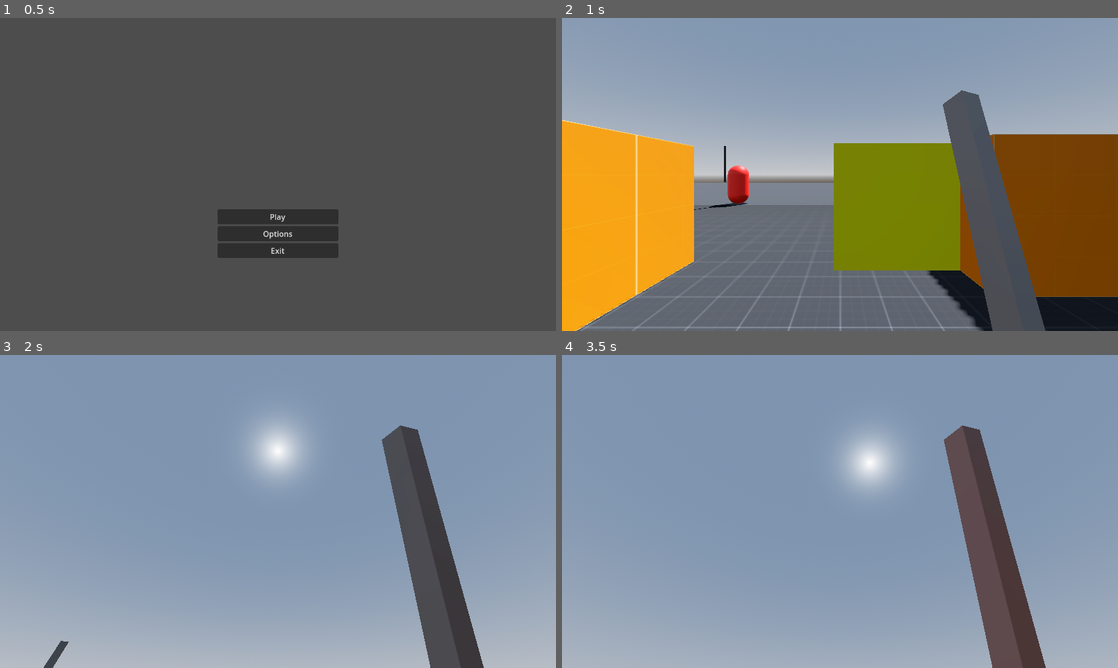
Above: before the commit, frames 1-4 (two rows, left to right).
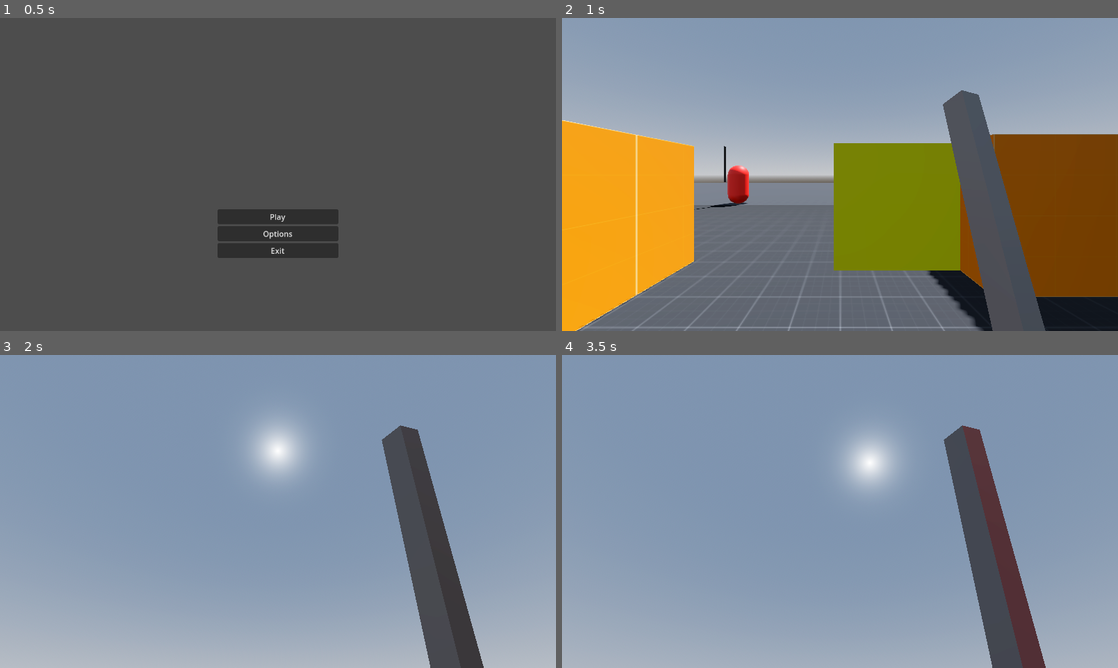
Above: after the commit, the same moments.

Repository: BlackOwlHU/ProjectParry
Game: Godot game, scene res://scenes/menu.tscn
Same seed, same stepped clock (60 frames per second), same inputs: the game is played once before the commit and once after it.
Inputs (mouse positions are in pixels of both pictures, inside the frame that each line leads up to):
- Up to frame 1 (0.5 s): no input
- Up to frame 2 (1 s): click "Play" at 0.5 s
- Up to frame 3 (2 s): tap Enter (ui_accept) at 1.25, 1.52 s; move the mouse to (305, 511) at 1.27 s; hold W (Forward) from 1.28 s (still down); click (305, 511) at 1.35 s
- Up to frame 4 (3.5 s): keep holding W (Forward); move the mouse to (812, 511) at 2.02 s; tap Shift (Sprint) at 2.1 s; tap Enter (ui_accept) at 2.27 s; move the mouse to (851, 505) at 2.77 s; click (851, 505) at 2.85 s

Frame 1 is identical in both runs. In frame 2, less than 0.1% of the frame differs, in the area x 23-86%, y 23-92%; in frame 3, 0.1%; in frame 4, 3.5%, in the area x 68-83%, y 22-100%.

Commit message:
a0.7
added loading screen, fixed script problems, disabled 2D MSAA

Diff:
--- a/characters/player.gd
+++ b/characters/player.gd
@@ -2,7 +2,7 @@
 class_name Player
 
 @export var SPEED = 5.0
-@export var JUMP_VELOCITY = 4.5
+@export var JUMP_VELOCITY = 6
 @export var MOUSE_SENSITIVITY : float = 0.5
 @export var TILT_LOWER_LIMIT := deg_to_rad(-90.0)
 @export var TILT_UPPER_LIMIT := deg_to_rad(90.0)
--- a/project.godot
+++ b/project.godot
@@ -73,7 +73,6 @@
 
 [rendering]
 
-anti_aliasing/quality/msaa_2d=1
 anti_aliasing/quality/msaa_3d=1
 anti_aliasing/quality/screen_space_aa=1
 anti_aliasing/quality/use_taa=true
--- /dev/null
+++ b/scenes/loading.tscn
@@ -0,0 +1,32 @@
+[gd_scene load_steps=2 format=3 uid="uid://byklcyt0egc01"]
+
+[ext_resource type="Script" path="res://scripts/loading.gd" id="1_5wgrn"]
+
+[node name="Control" type="Control"]
+layout_mode = 3
+anchors_preset = 15
+anchor_right = 1.0
+anchor_bottom = 1.0
+grow_horizontal = 2
+grow_vertical = 2
+script = ExtResource("1_5wgrn")
+
+[node name="HBoxContainer" type="HBoxContainer" parent="."]
+layout_mode = 2
+offset_top = 205.0
+offset_right = 1150.0
+offset_bottom = 320.0
+alignment = 1
+
+[node name="Countdown" type="Label" parent="HBoxContainer"]
+layout_mode = 2
+
+[node name="VBoxContainer" type="VBoxContainer" parent="."]
+layout_mode = 0
+offset_right = 1150.0
+offset_bottom = 645.0
+alignment = 1
+
+[node name="Label2" type="Label" parent="VBoxContainer"]
+layout_mode = 2
+horizontal_alignment = 1
--- a/scripts/breakable_wall.gd
+++ b/scripts/breakable_wall.gd
@@ -20,7 +20,8 @@
 		if wall_health <= 0:
 			print("wall_breaked")
 			$MeshInstance3D.visible = false
-			$CollisionShape3D2.disabled = true
-			$StaticBody3D/CollisionShape3D.disabled = true
+
+			$CollisionShape3D2.set_deferred("disabled", true)
+			$StaticBody3D/CollisionShape3D.set_deferred("disabled", true)
 			$StaticBody3D.collision_layer = 0
 			$StaticBody3D.collision_mask = 0
--- /dev/null
+++ b/scripts/loading.gd
@@ -0,0 +1,16 @@
+extends Control
+
+var progress = []
+var sceneName
+var scene_load_status = 0
+
+func _ready() -> void:
+	sceneName = "res://scenes/world.tscn"
+	ResourceLoader.load_threaded_request(sceneName)
+
+func _process(delta: float) -> void:
+	scene_load_status = ResourceLoader.load_threaded_get_status(sceneName, progress)
+	$HBoxContainer/Countdown.text = str(floor(progress[0]*100)) + "%"
+	if scene_load_status == ResourceLoader.THREAD_LOAD_LOADED:
+		var newScene = ResourceLoader.load_threaded_get(sceneName)
+		get_tree().change_scene_to_packed(newScene)
--- a/scripts/menu.gd
+++ b/scripts/menu.gd
@@ -1,7 +1,8 @@
 extends Control
 
 func _on_play_pressed() -> void:
-	get_tree().change_scene_to_file("res://scenes/world.tscn")
+	var loadingScreen = load("res://scenes/loading.tscn")
+	get_tree().change_scene_to_packed(loadingScreen)
 
 
 func _on_options_pressed() -> void:
